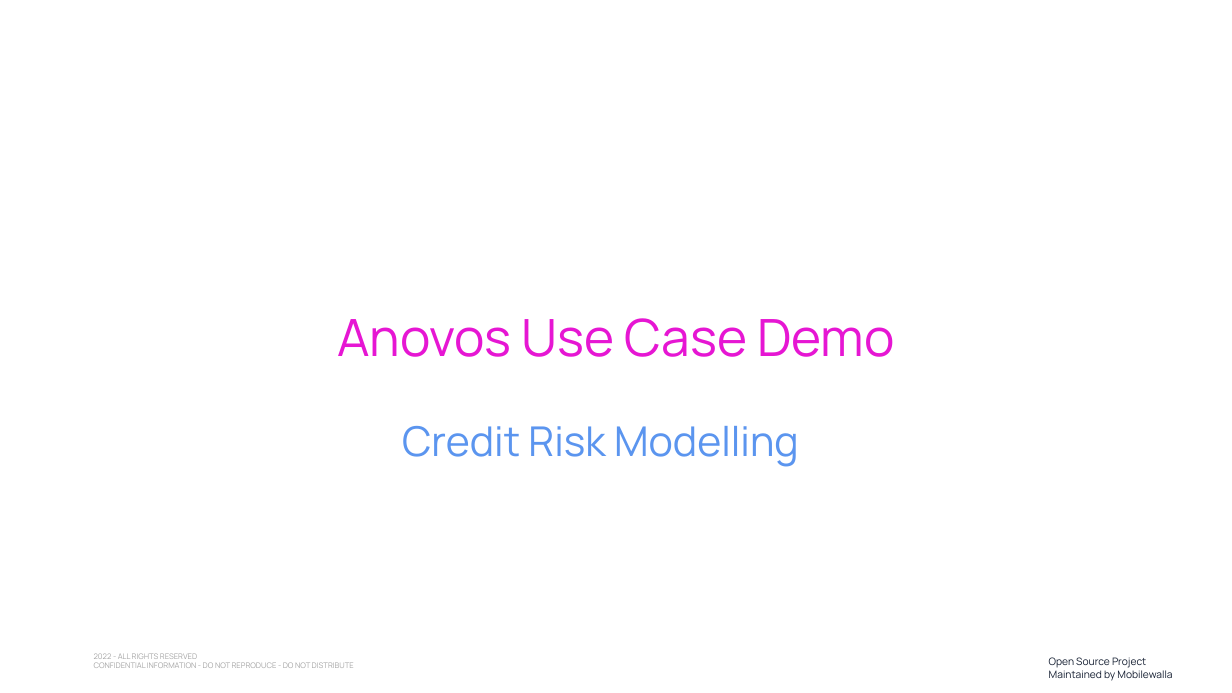
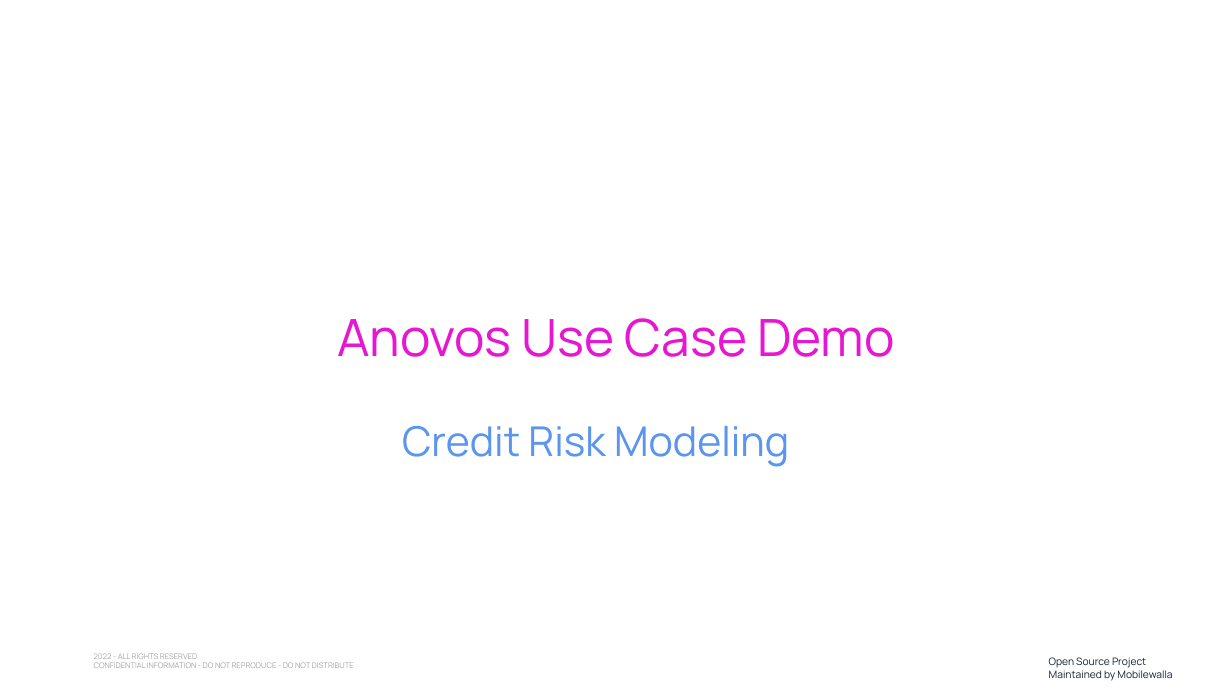
Before and after one commit to anovos/anovos, a slide deck: slide 1 of tutorial/use_case_demo/assets/Anovos Use Case Presentation.pptx. Drawn at 1232x693 pixels with LibreOffice and Linux fonts; fonts in the diff are those of the drawing; background and template pictures are left out. Boxes give left, top, right and bottom in pixels: in the first picture for what was removed or moved away, otherwise in the second. Text is boxed around its words. In the diff, an @@ line names an element or a change of style, - is before the commit and + after.

Commit message:
Updated Anovos Use Case Presentation

```diff
--- a/tutorial/use_case_demo/assets/Anovos Use Case Presentation.pptx
+++ b/tutorial/use_case_demo/assets/Anovos Use Case Presentation.pptx
@@ subtitle at [402,426,789,467]: text changed @@
-Credit Risk Modelling
+Credit Risk Modeling
```
Also in this commit, not shown: 2 other slides changed, 2 slides added.
